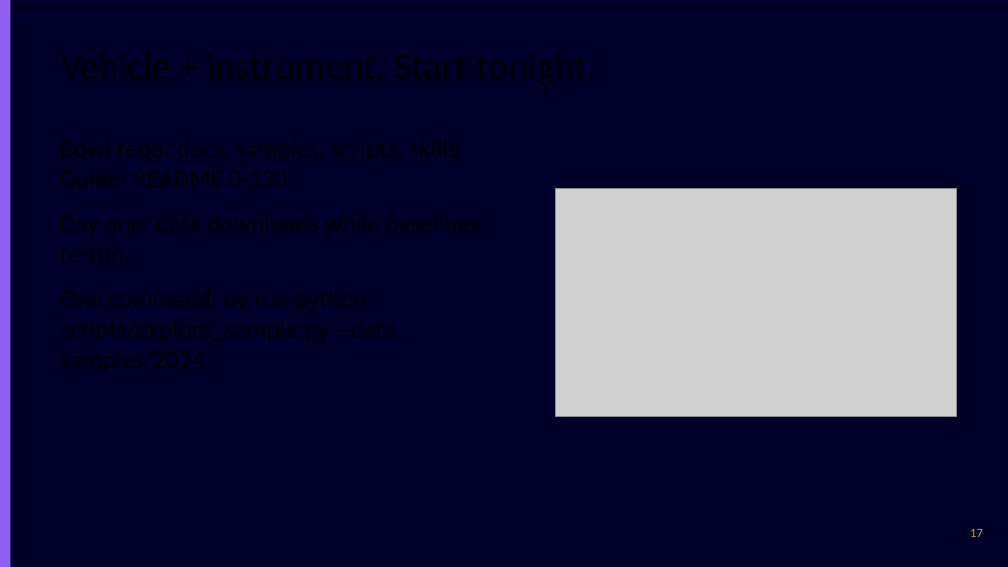
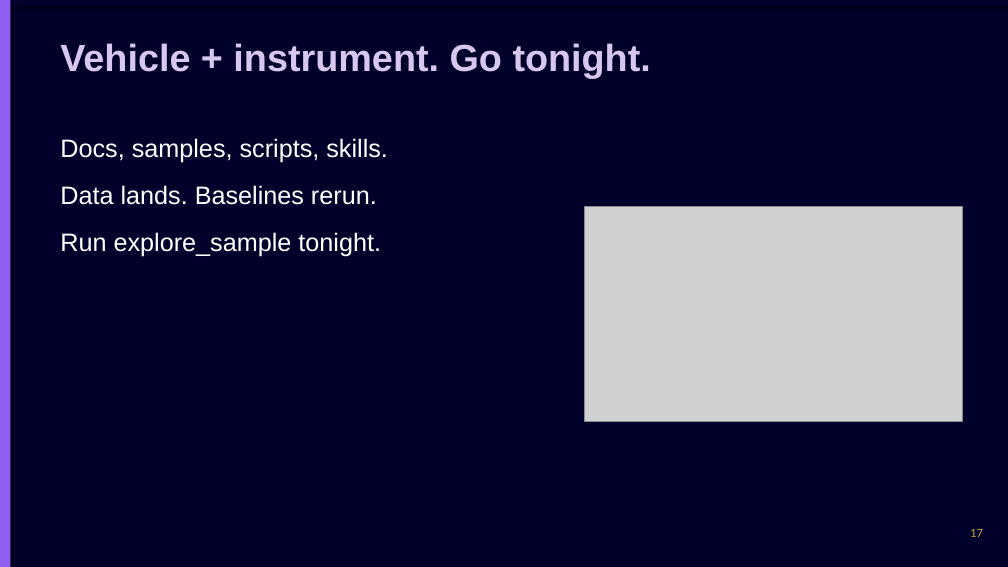
Before and after one commit to chasko-labs/nfl-big-data-bowl-2027, a slide deck: slide 17 of deck/unified.pptx. Drawn at 1008x567 pixels with LibreOffice and Linux fonts; fonts in the diff are those of the drawing; grey boxes stand for pictures. Boxes give left, top, right and bottom in pixels: in the first picture for what was removed or moved away, otherwise in the second. Text is boxed around its words. In the diff, an @@ line names an element or a change of style, - is before the commit and + after.

Commit message:
deck: explicit AAA colors, wrap on, short lines, two-column layout

```diff
--- a/deck/unified.pptx
+++ b/deck/unified.pptx
@@ text added at (60, 43, 651, 79), 36 pt, text #D7C7EE, bold @@
+Vehicle + instrument. Go tonight.
@@ text added at (60, 138, 388, 257), 24 pt, text #FFFFFF @@
+Docs, samples, scripts, skills.
+Data lands. Baselines rerun.
+Run explore_sample tonight.
@@ picture: place and size @@
-picture at (556, 188, 957, 417)
+picture at (585, 206, 963, 422)
```
Also in this commit, not shown: 16 other slides changed.
